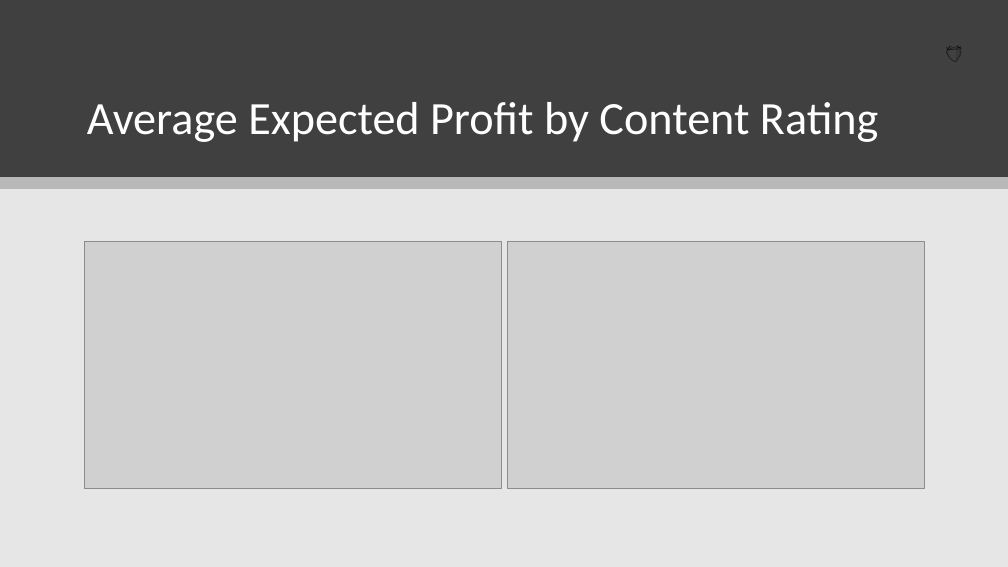
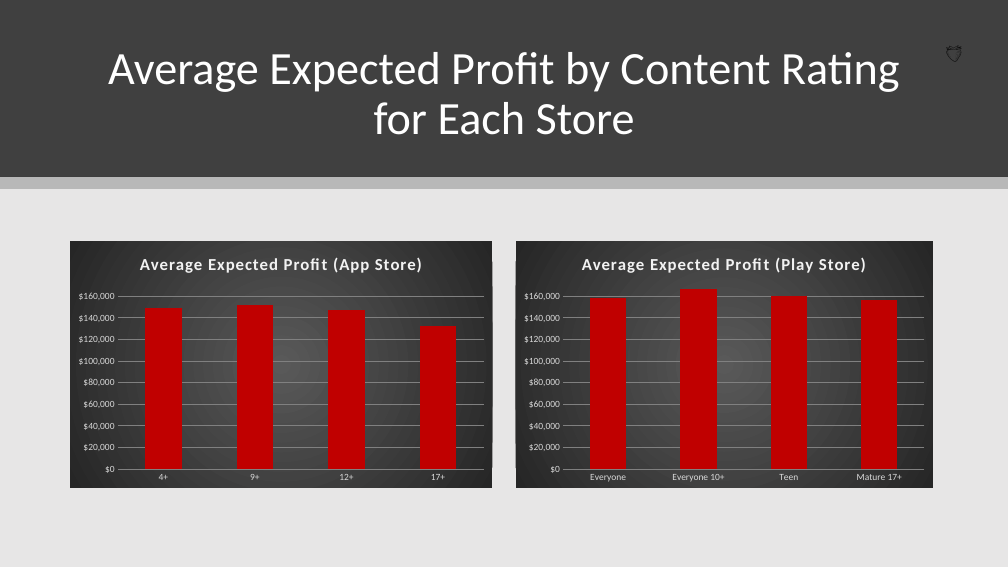
Before and after one commit to ryanhilber93/app-trader-strawberries, a slide deck: slide 4 of presentation/strawberries_app_trader_presentation.pptx (slide 3 before the commit). Drawn at 1008x567 pixels with LibreOffice and Linux fonts; fonts in the diff are those of the drawing; grey boxes stand for pictures. Boxes give left, top, right and bottom in pixels: in the first picture for what was removed or moved away, otherwise in the second. Text is boxed around its words. In the diff, an @@ line names an element or a change of style, - is before the commit and + after.

```diff
--- a/presentation/strawberries_app_trader_presentation.pptx
+++ b/presentation/strawberries_app_trader_presentation.pptx
@@ title at <box>108,52,899,135</box>: text changed @@
-Average Expected Profit by Content Rating
+Average Expected Profit by Content Rating
+for Each Store
@@ column stacked chart added at <box>70,241,492,488</box> @@
+title "Average Expected Profit (App Store) "
+categories: 4+, 9+, 12+, 17+
+Series 1: 149000, 152000, 147000, 133000
@@ picture removed at <box>84,241,501,488</box> @@
@@ picture removed at <box>507,241,925,488</box> @@
@@ column stacked chart added at <box>516,241,933,488</box> @@
+title "Average Expected Profit (Play Store) "
+categories: Everyone, Everyone 10+, Teen, Mature 17+
+Series 1: 159000, 166000, 160000, 156000
```
Also in this commit, not shown: 6 other slides changed, 8 slides added, 2 slides removed, 2 other files.
